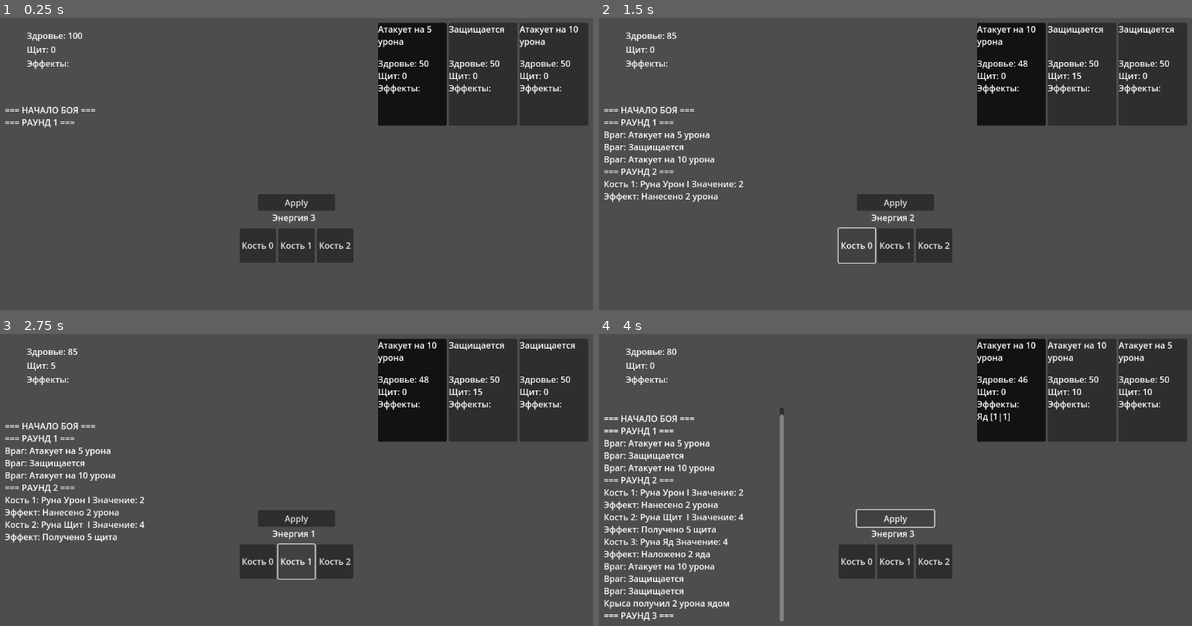
Above: before the commit, frames 1-4 (two rows, left to right).
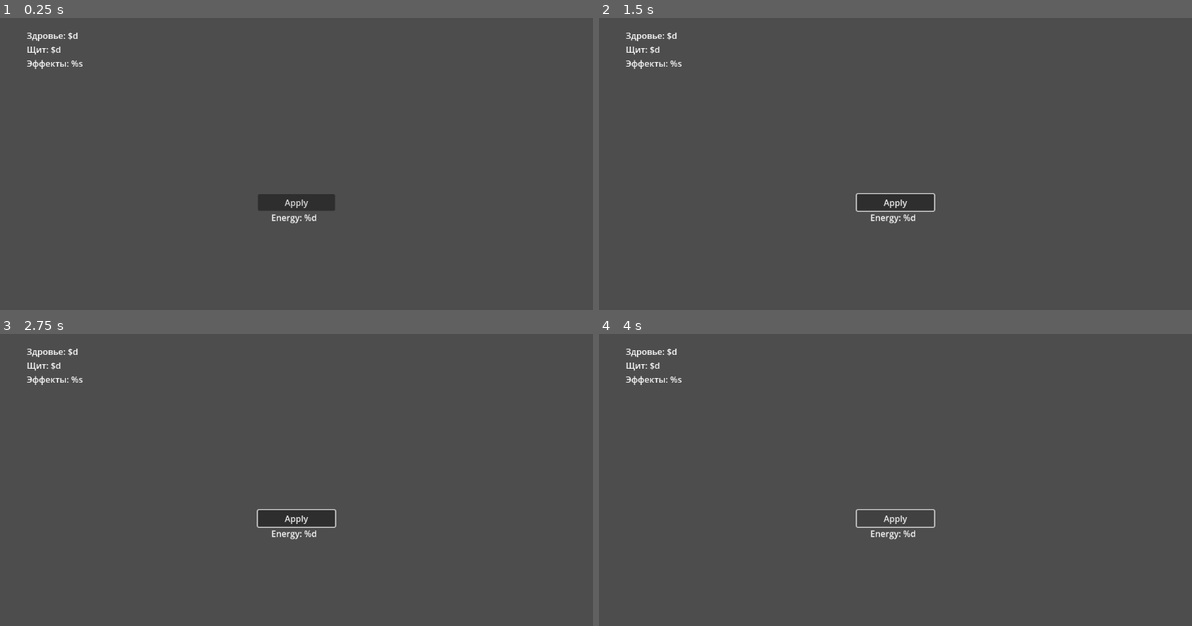
Above: after the commit, the same moments.

Repository: jethroxdd/dice-king
Game: Godot game, scene res://scenes/main.tscn
Two runs of this game, one before a commit and one after it. Both use one fixed random seed, a clock stepped at 60 frames per second and the inputs below.
Inputs (mouse positions are in pixels of both pictures, inside the frame that each line leads up to):
- Up to frame 1 (0.25 s): no input
- Up to frame 2 (1.5 s): click "Apply" at 0.5 s; click (853, 245) at 1.25 s, where only the run before the commit has a clickable "Кость 0"
- Up to frame 3 (2.75 s): click (296, 561) at 2 s, where only the run before the commit has a clickable "Кость 1"
- Up to frame 4 (4 s): click (937, 561) at 2.75 s, where only the run before the commit has a clickable "Кость 2"; click "Apply" at 3.5 s

The runs differ from the first frame. In frame 1, 14% of the frame differs, in the area x 0-100%, y 1-84%; in frame 2, 15%; in frame 3, 16%; in frame 4, 18%, in the area x 0-100%, y 1-99%.
Error after the commit: Parse Error: Too many arguments for "new()" call. Expected at most 2 but received 3. (res://core/ui/test_ui.gd:7)

Commit message:
Рефакторинг кода
Рефакторинг Enemy и BattleManager, создан класс Intention и другие изменения

Diff:
--- /dev/null
+++ b/core/entity/enemies/enemy.gd
@@ -0,0 +1,23 @@
+class_name Enemy
+extends Entity
+
+var move_count: int = 0
+
+var intention: Intention = Intention.new("none", 0, "none", "none")
+
+func _init(enemy_name: String, initial_health: int):
+	super(enemy_name, initial_health)
+
+func intenton_AI() -> Intention:
+	return Intention.default()
+
+func make_move():
+	if health <= 0:
+		intention =  Intention.new("died", 0, "Повержен", "")
+	else:
+		intention = intenton_AI()
+
+func start_round():
+	# Щит сбрасывается каждый раунд (можно изменить артефактом)
+	move_count += 1
+	shield = 0
--- /dev/null
+++ b/core/entity/enemies/intention.gd
@@ -0,0 +1,16 @@
+class_name Intention
+extends  RefCounted
+
+var type: String
+var value: int
+var text: String
+var log_text: String
+
+func _init(i_type: String, i_value: int, i_text: String, i_log_text: String):
+	type = i_type
+	value = i_value
+	text = i_text
+	log_text = i_log_text
+
+static func default() -> Intention:
+	return Intention.new("none", 0, "none", "none")
--- /dev/null
+++ b/core/entity/enemies/weak_goblin.gd
@@ -0,0 +1,27 @@
+class_name WeakGoblin
+extends Enemy
+
+func _init():
+	super("Слабый гоблин", 10)
+
+func intenton_AI() -> Intention:
+	match move_count % 3:
+		0:
+			var moves = [
+				Intention.new("damage", 3, "3 урона", "Наносит 3 урона"),
+				Intention.new("damage", 5, "5 урона", "Наносит 5 урона")
+				]
+			return _get_random_item(moves)
+		1:
+			var moves = [
+				Intention.new("shield", 5, "Защищается", "Получает 5 щита"),
+				Intention.new("shield", 7, "Защищается", "Получает 7 щита")
+				]
+			return _get_random_item(moves)
+		2:
+			var moves = [
+				Intention.new("damage", 3, "3 урона", "Наносит 3 урона"),
+				Intention.new("shield", 5, "Защищается", "Получает 5 щита")
+				]
+			return _get_random_item(moves)
+	return Intention.default()
--- a/core/entity/enemy.gd
+++ /dev/null
@@ -1,42 +0,0 @@
-class_name Enemy
-extends Entity
-
-var attack_damage: int
-var intention: Dictionary = {
-		"type": "none",
-		"value": 0,
-		"description": "Intention description"
-	}
-
-func _init(enemy_name: String, initial_health: int, damage: int):
-	super(enemy_name, initial_health)
-	attack_damage = damage
-
-func make_move() -> Dictionary:
-	# Простой AI
-	var attack1 = {
-		"type": "damage",
-		"value": attack_damage,
-		"description": "Атакует на %d урона" % attack_damage
-	}
-	var attack2 = {
-		"type": "damage",
-		"value": (attack_damage*2),
-		"description": "Атакует на %d урона" % (attack_damage*2)
-	}
-	var deffense1 = {
-		"type": "shield",
-		"value": 10,
-		"description": "Защищается"
-	}
-	var deffense2 = {
-		"type": "shield",
-		"value": 15,
-		"description": "Защищается"
-	}
-	var result = [attack1, attack2, deffense1, deffense2][randi() % 4]
-	return result
-
-func start_round():
-	# Щит сбрасывается каждый раунд (можно изменить артефактом)
-	shield = 0
--- a/core/entity/entity.gd
+++ b/core/entity/entity.gd
@@ -145,3 +145,11 @@
 	for effect in effects:
 		effect_strings.append(effect._to_string())
 	return "\n".join(PackedStringArray(effect_strings))
+
+## [b]Получить случайны элемент массива[/b][br]
+## [br]
+## [b]Возвращает:[/b] случайный элемент массива
+func _get_random_item(arr: Array):
+	if arr.size() == 0:
+		return null
+	return arr[randi() % arr.size()]
--- a/core/managers/BattleManager.gd
+++ b/core/managers/BattleManager.gd
@@ -4,13 +4,13 @@
 
 # Ссылки на участников боя
 var player: Player
-var enemies: Array
+var enemies: Array[Enemy]
 var target: Enemy
 # Текущий номер раунда (начинается с 0)
 var current_round: int = 0
 
 # Конструктор, принимает ссылки на игрока и противника
-func _init(player_ref: Player, enemies_ref: Array):
+func _init(player_ref: Player, enemies_ref: Array[Enemy]):
 	player = player_ref
 	enemies = enemies_ref
 	set_target(0)
@@ -25,7 +25,7 @@
 	player.start_round()
 	# Противник выбирает действие для этого раунда
 	for enemy in enemies:
-		enemy.intention = enemy.make_move()
+		enemy.make_move()
 
 # Обработка броска игрока
 func process_player_roll(die_index: int) -> Dictionary:
@@ -43,19 +43,21 @@
 # Обработка хода противника
 func process_enemy_turn():
 	for enemy in enemies:
+		if enemy.health <= 0:
+			continue
 		enemy.start_round()
-		var result = enemy.intention
+		var result: Intention = enemy.intention
 
 		# Проверяем наличие запланированного действия
-		if result.is_empty():
-			return {}
+		if result.type == "none":
+			return
 
 	# Выполняем действие в зависимости от типа
-		match result["type"]:
+		match result.type:
 			"damage":
 				player.take_damage(result["value"])
 			"shield":
-				enemy.shield += result["value"]
+				enemy.take_shield(result["value"])
 			"heal":
 				enemy.heal(result["value"])
 
@@ -69,10 +71,9 @@
 
 # Определение победителя
 func get_winner() -> String:
+	if not is_battle_over():
+		return ""
 	if player.health <= 0:
 		return "enemy"
 	else:
-		for enemy in enemies:
-			if enemy.health <= 0:
-				return "player"
-	return ""  # Пустая строка если бой продолжается
+		return "player"
--- a/core/node.gd
+++ b/core/node.gd
@@ -2,17 +2,17 @@
 extends Node
 
 # Создаем экземпляры игрока и врага с начальными параметрами
-var player = Player.new()
-var enemies = [
-	Enemy.new("Крыса", 50, 5),
-	Enemy.new("Крыса", 50, 5),
-	Enemy.new("Крыса", 50, 5)
-	]  # Здоровье: 50, Урон: 5
+var player: Player = Player.new()
+var enemies: Array[Enemy] = [
+	WeakGoblin.new(),
+	WeakGoblin.new(),
+	WeakGoblin.new()
+	]
 
 # Инициализируем менеджер боя между игроком и врагом
-var battle = BattleManager.new(player, enemies)
+var battle: BattleManager = BattleManager.new(player, enemies)
 
-var logs = ""  # Переменная для хранения логов боя
+var logs: String = ""  # Переменная для хранения логов боя
 
 func _ready():
 	# Создаем игровые кости с разными характеристиками:
@@ -39,6 +39,13 @@
 	update_energy()
 	update_log("=== НАЧАЛО БОЯ ===")
 	next_round()  # Запускаем первый раунд
+
+func _process(_delta):
+	var winner = battle.get_winner()
+	if not winner == "":
+		$WinnerLbl.text = "%s wins" % winner
+		$WinnerLbl.visible = true
+		$test_ui.visible = false
 
 # Создает кнопки для каждой кости в инвентаре игрока
 func create_buttons(button_count: int):
@@ -117,7 +124,7 @@
 	# Враг выполняет свой ход
 	battle.process_enemy_turn()
 	for enemy in enemies:
-		update_log("Враг: %s" % enemy.intention["description"])
+		update_log("Враг: %s" % enemy.intention.log_text)
 
 	# Активация эфффектов противника
 	for enemy in enemies:
--- a/core/ui/enemy_ui.gd
+++ b/core/ui/enemy_ui.gd
@@ -14,7 +14,7 @@
 	$StatsRLabel.text = enemy_str
 
 func update_intention():
-	$IntentionRLabel.text = enemy.intention["description"]
+	$IntentionRLabel.text = enemy.intention.text
 
 func unselect():
 	$SelectedPanel.visible = false
--- /dev/null
+++ b/scenes/battle_encounter.tscn
@@ -0,0 +1,38 @@
+[gd_scene load_steps=4 format=3 uid="uid://tr1wf8gwvgtg"]
+
+[ext_resource type="Script" uid="uid://chpbaffub2gja" path="res://core/node.gd" id="1_lride"]
+[ext_resource type="PackedScene" uid="uid://chur67s2nhpxn" path="res://scenes/test_ui.tscn" id="2_2ymqe"]
+
+[sub_resource type="LabelSettings" id="LabelSettings_lride"]
+font_size = 40
+
+[node name="BattleEncounter" type="Node2D"]
+script = ExtResource("1_lride")
+
+[node name="test_ui" parent="." instance=ExtResource("2_2ymqe")]
+anchors_preset = 0
+anchor_right = 0.0
+anchor_bottom = 0.0
+offset_right = 1152.0
+offset_bottom = 648.0
+grow_horizontal = 1
+grow_vertical = 1
+
+[node name="WinnerLbl" type="Label" parent="."]
+visible = false
+anchors_preset = 8
+anchor_left = 0.5
+anchor_top = 0.5
+anchor_right = 0.5
+anchor_bottom = 0.5
+offset_left = 365.0
+offset_top = 231.0
+offset_right = 788.0
+offset_bottom = 426.0
+grow_horizontal = 2
+grow_vertical = 2
+size_flags_vertical = 1
+text = "Player"
+label_settings = SubResource("LabelSettings_lride")
+horizontal_alignment = 1
+vertical_alignment = 1
--- a/scenes/main.tscn
+++ b/scenes/main.tscn
@@ -1,20 +1,11 @@
-[gd_scene load_steps=4 format=3 uid="uid://dkgmj0j58f633"]
+[gd_scene load_steps=3 format=3 uid="uid://dkgmj0j58f633"]
 
-[ext_resource type="PackedScene" uid="uid://chur67s2nhpxn" path="res://scenes/test_ui.tscn" id="1_o5qli"]
-[ext_resource type="Script" uid="uid://chpbaffub2gja" path="res://core/node.gd" id="1_sugp2"]
+[ext_resource type="PackedScene" uid="uid://tr1wf8gwvgtg" path="res://scenes/battle_encounter.tscn" id="1_0wfyh"]
 [ext_resource type="PackedScene" uid="uid://ljebgi0pxkpy" path="res://scenes/ui.tscn" id="3_sugp2"]
 
 [node name="main" type="Node2D"]
-script = ExtResource("1_sugp2")
 
-[node name="test_ui" parent="." instance=ExtResource("1_o5qli")]
-anchors_preset = 0
-anchor_right = 0.0
-anchor_bottom = 0.0
-offset_right = 1152.0
-offset_bottom = 648.0
-grow_horizontal = 1
-grow_vertical = 1
+[node name="BattleEncounter" parent="." instance=ExtResource("1_0wfyh")]
 
 [node name="UI" parent="." instance=ExtResource("3_sugp2")]
 visible = false
Renamed: core/entity/enemy.gd.uid -> core/entity/enemies/enemy.gd.uid
Not shown, added: core/entity/enemies/intention.gd.uid
Not shown, added: core/entity/enemies/weak_goblin.gd.uid
